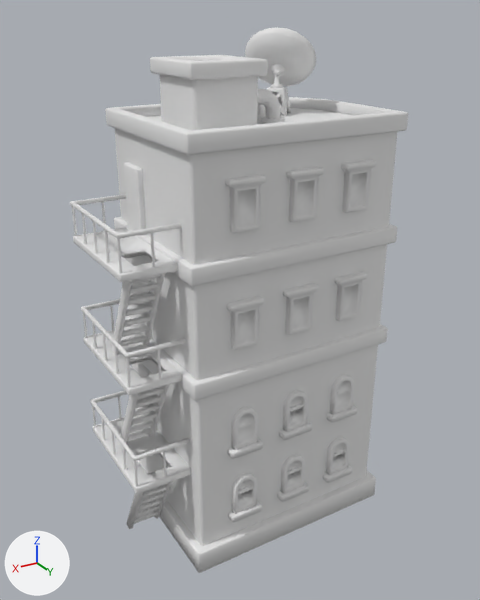
The FBX model Assets/NOTFUN/Cartoon City - Building Pack 1_1/Meshes/Building/Building_094.fbx as it was, and as the next commit left it.
One viewpoint serves both versions: a 50 mm camera at (12.6, 20.1, 19.0) aimed at (0.5, 0.0, 9.0). Lighting does not change. The marker at lower left points along +X, +Y and +Z. Where no turn or scale is listed for an object, it has been applied to the vertices.

Names of what the first picture shows: 'Building_094'.
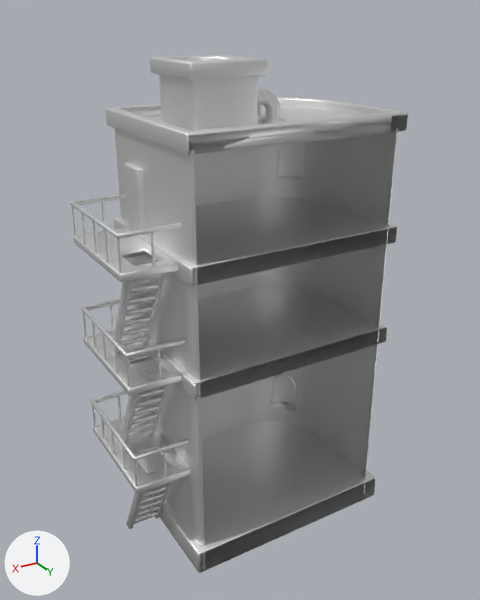
Changed parts and their boxes (x1, y1, x2, y2) in the pictures (480 x 600 px):
'Building_094', surface changed, reshaped
    before: (70, 27, 408, 573)
    after: (70, 55, 408, 573)
part 1 of me_building_094, deleted
    before: (225, 27, 376, 523)
part 2 of me_building_094, deleted
    before: (189, 115, 408, 572)

What changed in the scene script:
```text
Change mat_m_city_tex:
    mat_m_city_tex.metallic: 0.0 -> 1.0
Change me_building_094:
    used by ob_building_094; location = (0.0, 0.0, 0.0)
    remove me_building_094.from_pydata(...)  # 6621 vertices, 5875 faces; spans x -4.3..6.1, y -4.1..3.3, z 0.0..18.6
    add me_building_094.from_pydata(...)  # 4832 vertices, 4158 faces; spans x -4.3..6.1, y -4.1..3.3, z 0.0..17.8
    me_building_094 part 1: 24 loose pieces with 1789 vertices, spanning x -3.2..2.9, y -2.6..3.3, z 1.7..18.6, are deleted
    me_building_094 part 2
    19 faces are deleted
```
